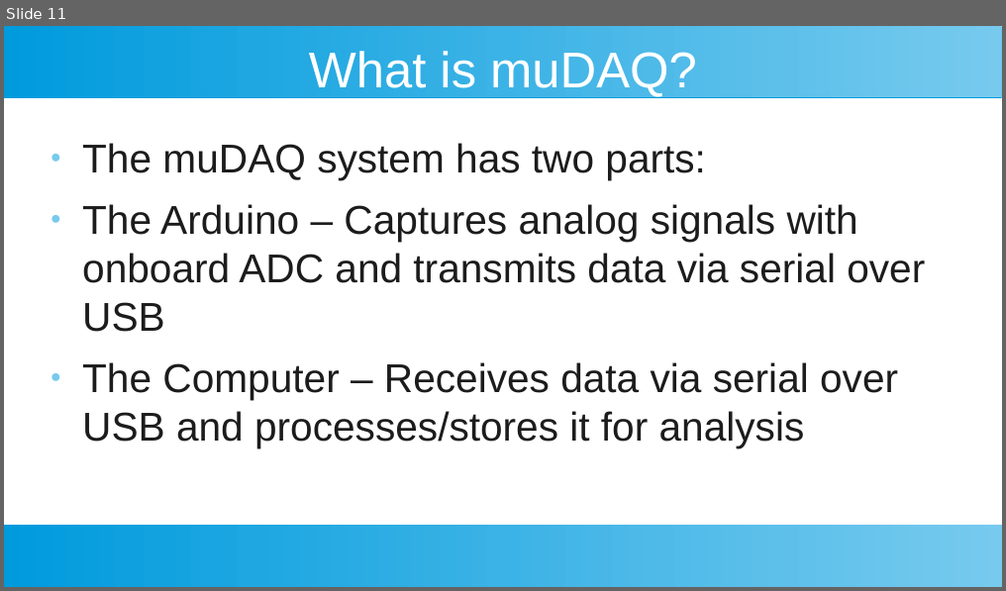
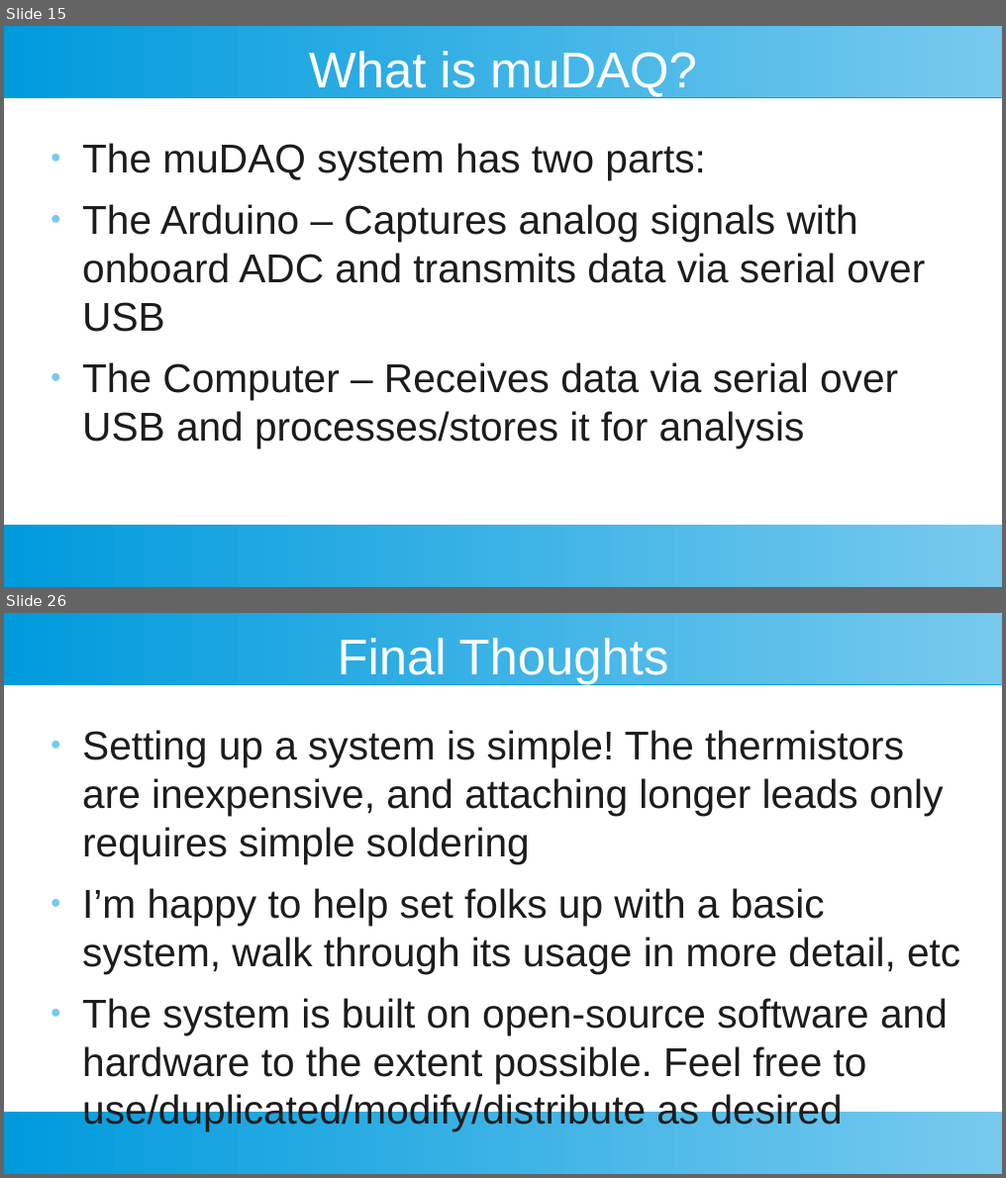
Before and after one commit to StellarRemnants/muDAQ, a slide deck: Presentation_2022-10-07.odp. Shown one above the other, each under a label of ours: slide 11 before the commit, slides 15 and 26 after it; the slides between them are not shown. The pictures are 1006x591 and 1006x1178 pixels, drawn with LibreOffice and Linux fonts; fonts in the diff are those of the drawing. Boxes give left, top, right and bottom in pixels: in the first picture for what was removed or moved away, otherwise in the second. Text is boxed around its words. In the diff, an @@ line names an element or a change of style, - is before the commit and + after.

```diff
--- a/Presentation_2022-10-07.odp
+++ b/Presentation_2022-10-07.odp
@@ slide 26 added at (x1=4, y1=613, x2=1002, y2=1174), background #FFFFFF; not listed: 2 template elements that a slide beside it also shows @@
@@ title added at (x1=338, y1=638, x2=669, y2=684), 40 pt, text #FFFFFF @@
+Final Thoughts
@@ text added at (x1=82, y1=730, x2=960, y2=1083), 32 pt, text #1C1C1C @@
+● Setting up a system is simple! The thermistors are inexpensive, and attaching longer leads only requires simple soldering
+● I’m happy to help set folks up with a basic system, walk through its usage in more detail, etc
+● The system is built on open-source software and hardware to the extent possible. Feel free to use/duplicated/modify/distribute as desired
@@ what was slide 11 is now slide 15 @@
```
Also in this commit, not shown: 11 slides changed, 8 other slides added, 4 other files.
